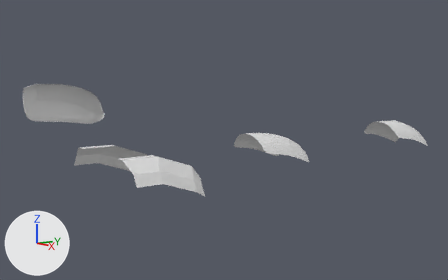
What one commit did to the Blender file Spaceship3.blend.
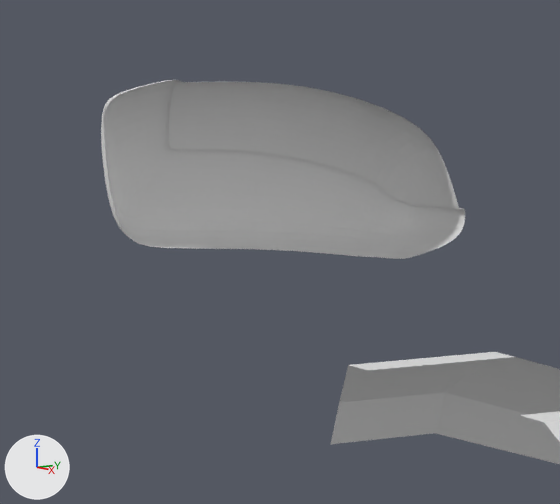
Each version is shown whole from a 50 mm lens placed at (40.11, -14.88, 6.26), pointed at (1.08, 13.47, -0.21), then close up on the part from 0% to 28% of the width and 23% to 64% of the height. The lights are fixed; the arrows at lower left show +X, +Y and +Z.
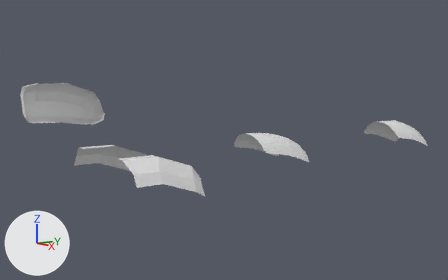
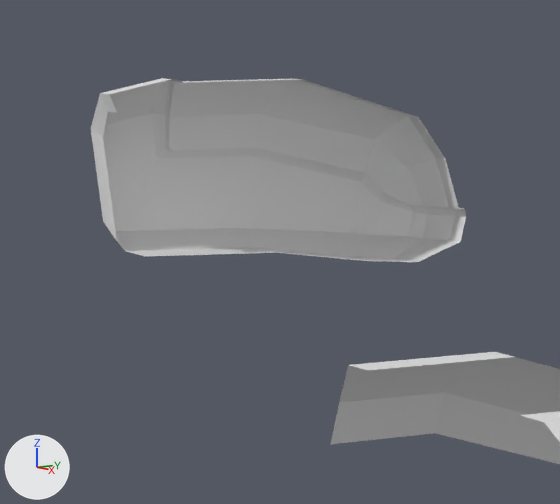
Commit message: Finished bottom of cabin

Pixel boxes [x1, y1, x2, y2] of what changed, in the close-ups (560 x 504 px; the box of a moved part takes in the faces that stretch with it):
'Cube.003', reshaped, modifiers changed
    before: [101, 80, 465, 259]
    after: [91, 78, 466, 262]
part 1 of me_cube_011, moved or reshaped
    before: [101, 95, 120, 225]
    after: [91, 93, 117, 241]
part 2 of me_cube_011, built on
    before: [114, 202, 451, 259]
    after: [116, 228, 459, 262]

What changed in the scene script:
```text
Change me_cube_011:
    used by ob_cube_003; location = (-7.55, 2.76, 4.18)
    verts and faces of me_cube_011; kept vertices keep their numbers, new ones are numbered from 93
    before: 81 (0.42, -2.15, -0.47), 82 (0.57, -2.15, -0.47), 83 (0.2, -2.12, -1.11)
    remove me_cube_011.from_pydata(...)  # 93 vertices, 78 faces; spans x -0.58..1.09, y -2.27..4.18, z -3.35..0.06
    add me_cube_011.from_pydata(...)  # 111 vertices, 95 faces; spans x -0.58..1.1, y -2.27..4.18, z -3.35..0.06
    me_cube_011 part 1
    add verts[81] = (0.61, -2.15, -0.47)  # moved
    add verts[82] = (1.08, -2.15, -0.47)  # moved
    add verts[83] = (0.2, -2.12, -0.94)  # moved
    me_cube_011 part 2
    5 vertices move from x 0.04..0.57, y -1.24..3.23, z -3.35..-2.94 to x 0.06..1.09, y -1.77..3.23, z -3.35..-2.94
    18 vertices are added at x 0.35..1.1, y -1.77..3.04, z -3.35..-2.94
    17 new faces join them
Change ob_cube_003:
    where _m = ob_cube_003.modifiers.new('Subdivision', 'SUBSURF')
    add _m.subdivision_type = 'SIMPLE'
```
